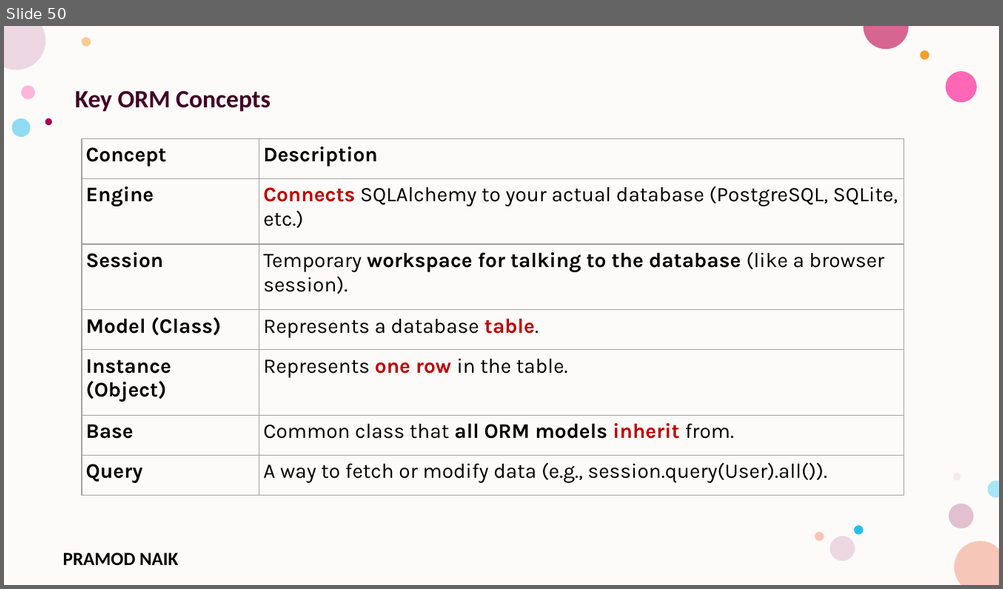
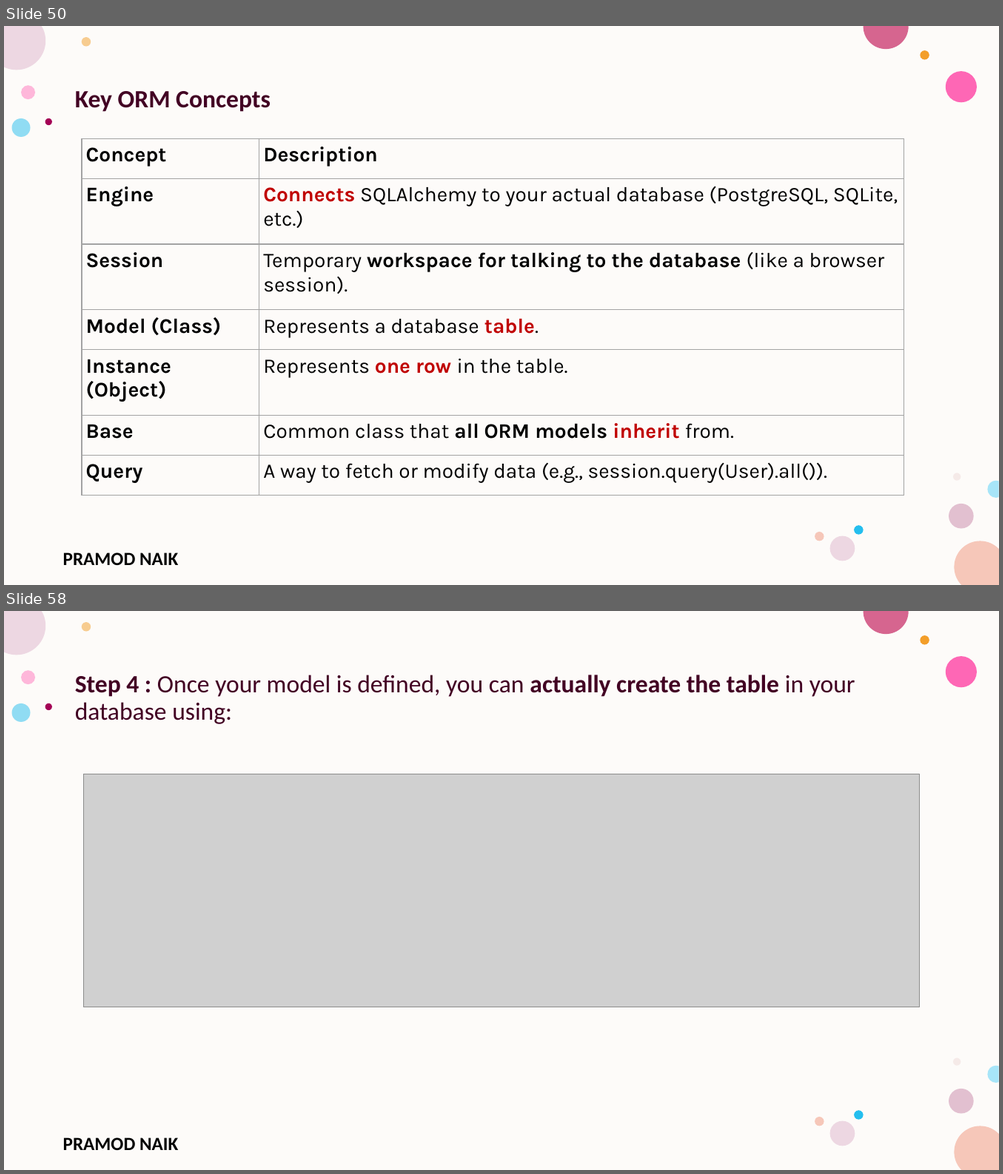
Before and after one commit to PRAMODNAIK-DEV/Backend-Dev-using-Python-FastAPI, a slide deck: FastAPI/FastAPI- Intermediate.pptx. Shown one above the other, each under a label of ours: slide 50 before the commit, slides 50 and 58 after it; the slides between them are not shown. The pictures are 1003x589 and 1003x1174 pixels, drawn with LibreOffice and Linux fonts; fonts in the diff are those of the drawing; grey boxes stand for pictures; background and template pictures are left out. Boxes give left, top, right and bottom in pixels: in the first picture for what was removed or moved away, otherwise in the second. Text is boxed around its words. In the diff, an @@ line names an element or a change of style, - is before the commit and + after.

```diff
--- a/FastAPI/FastAPI- Intermediate.pptx
+++ b/FastAPI/FastAPI- Intermediate.pptx
@@ slide 58 added at [4, 611, 999, 1170], background #FFFFFF; not listed: 17 template elements that a slide beside it also shows @@
@@ text added at [75, 675, 855, 724], 24 pt, text #420023 @@
+Step 4 : Once your model is defined, you can actually create the table in your database using:
@@ picture added at [84, 774, 919, 1007] @@
```
Also in this commit, not shown: 1 slide changed, 8 other slides added, 5 slides removed, 5 other files.
